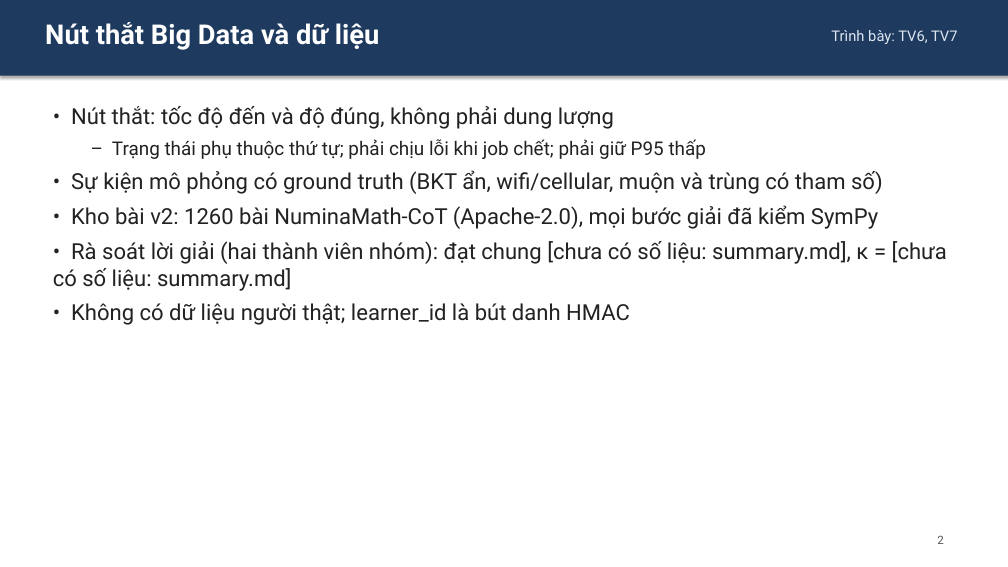
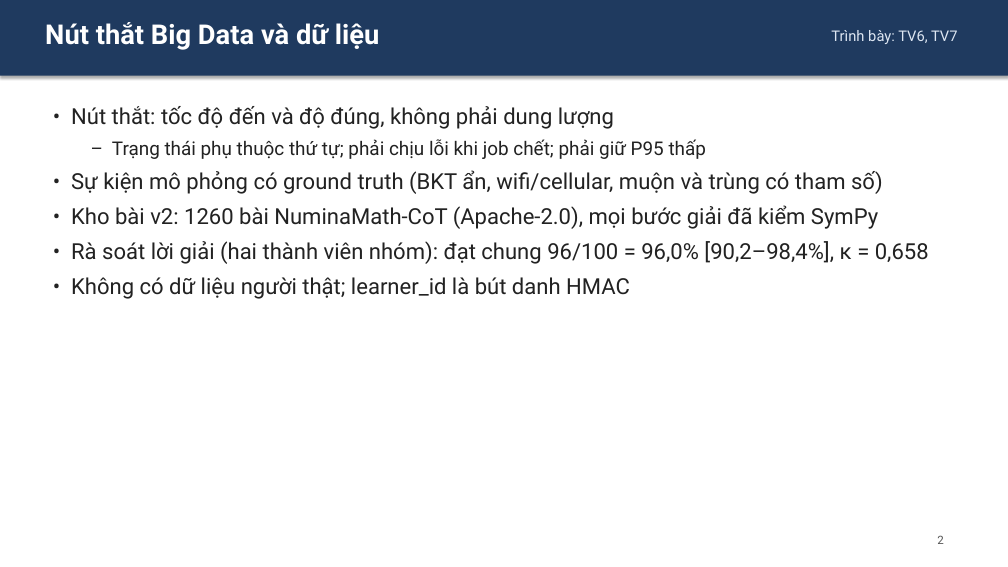
Before and after one commit to vankcdhv/ai-math-tutor, a slide deck: slide 3 of slides/slide.pptx. Drawn at 1008x567 pixels with LibreOffice and Linux fonts; fonts in the diff are those of the drawing. Boxes give left, top, right and bottom in pixels: in the first picture for what was removed or moved away, otherwise in the second. Text is boxed around its words. In the diff, an @@ line names an element or a change of style, - is before the commit and + after.

```diff
--- a/slides/slide.pptx
+++ b/slides/slide.pptx
@@ text at box(71, 241, 929, 264): text changed @@
-• Rà soát lời giải (hai thành viên nhóm): đạt chung [chưa có số liệu: summary.md], κ = [chưa có số liệu: summary.md]
+• Rà soát lời giải (hai thành viên nhóm): đạt chung 96/100 = 96,0% [90,2–98,4%], κ = 0,658
```
Also in this commit, not shown: 3 other slides changed.
